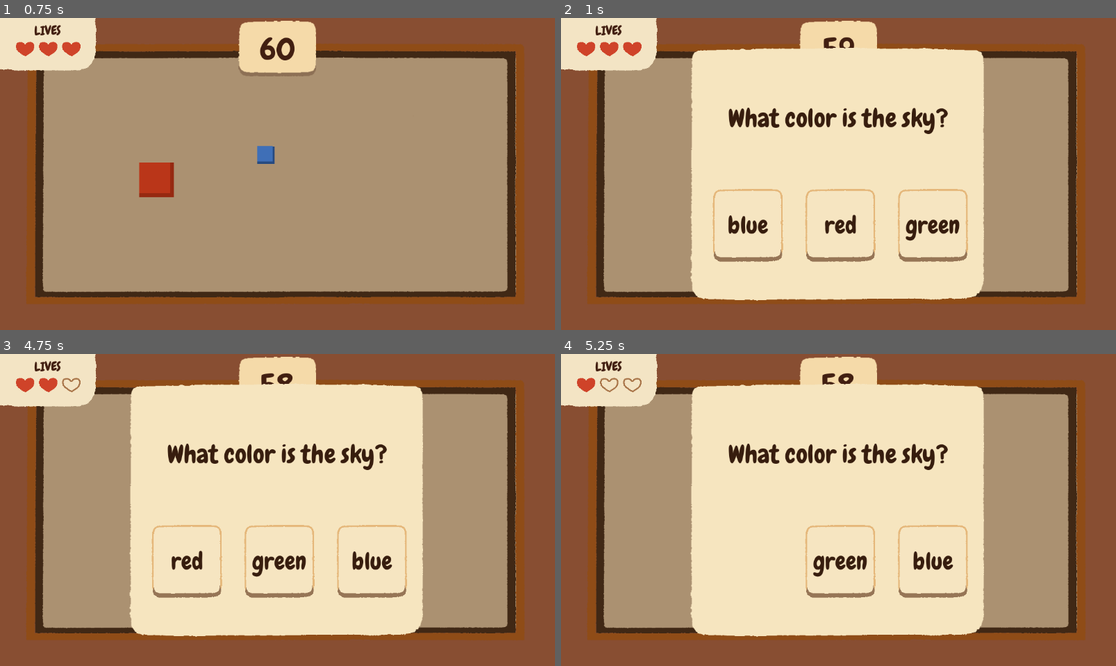
Above: before the commit, frames 1-4 (two rows, left to right).
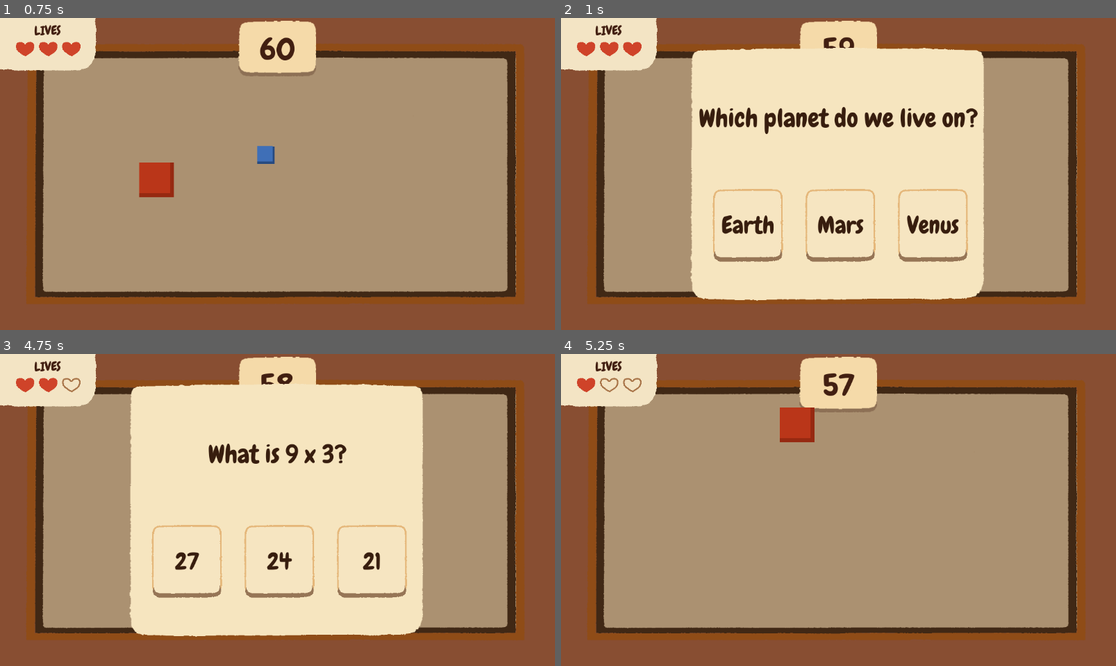
Above: after the commit, the same moments.

Repository: etper/question-mark-game
Game: Godot game, scene res://main.tscn
Two runs of this game, one before a commit and one after it. Both use one fixed random seed, a clock stepped at 60 frames per second and the inputs below.
Inputs:
- Up to frame 1 (0.75 s): hold W (up) from 0.53 s (still down)
- Up to frame 2 (1 s): keep holding W (up)
- Up to frame 3 (4.75 s): release W (up) at 1.25 s; click "blue" (after the commit: "Earth") at 1.25 s; hold W (up) 2.03-2.75 s; click "3" at 2.75 s; click "4" at 3.5 s; hold A (left) from 4.28 s (still down)
- Up to frame 4 (5.25 s): release A (left) at 5 s; click "red" (after the commit: "27") at 5 s

Frame 1 is identical in both runs. In frame 2, 2.6% of the frame differs, in the area x 24-76%, y 28-72%; in frame 3, 2.3%; in frame 4, 41%, in the area x 23-77%, y 6-91%.

Commit message:
enemy collision

Diff:
--- a/Monster.tscn
+++ b/Monster.tscn
@@ -1,6 +1,9 @@
 [gd_scene format=3 uid="uid://d0y8wdg5w15tf"]
 
 [ext_resource type="Script" uid="uid://cv0dxwb1rfxt3" path="res://monster.gd" id="1_vb3nq"]
+
+[sub_resource type="RectangleShape2D" id="RectangleShape2D_vb3nq"]
+size = Vector2(64, 64)
 
 [node name="Monster" type="CharacterBody2D" unique_id=1716974880]
 script = ExtResource("1_vb3nq")
@@ -18,3 +21,10 @@
 offset_right = 32.0
 offset_bottom = 32.0
 color = Color(0.7294118, 0.21176471, 0.09803922, 1)
+
+[node name="Area2D" type="Area2D" parent="." unique_id=1908041806]
+
+[node name="CollisionShape2D" type="CollisionShape2D" parent="Area2D" unique_id=2085779188]
+shape = SubResource("RectangleShape2D_vb3nq")
+
+[connection signal="body_entered" from="Area2D" to="." method="_on_area_2d_body_entered"]
--- a/Player.tscn
+++ b/Player.tscn
@@ -1,6 +1,9 @@
 [gd_scene format=3 uid="uid://gu3x7n4qrtf3"]
 
 [ext_resource type="Script" uid="uid://ddxc3p3hjirp3" path="res://player.gd" id="1_xhfnw"]
+
+[sub_resource type="RectangleShape2D" id="RectangleShape2D_xhfnw"]
+size = Vector2(32, 32)
 
 [node name="Player" type="CharacterBody2D" unique_id=330053697]
 script = ExtResource("1_xhfnw")
@@ -18,3 +21,8 @@
 offset_right = 16.0
 offset_bottom = 16.0
 color = Color(0.24705882, 0.43529412, 0.7176471, 1)
+
+[node name="Area2D" type="Area2D" parent="." unique_id=313333354]
+
+[node name="CollisionShape2D" type="CollisionShape2D" parent="Area2D" unique_id=1707523729]
+shape = SubResource("RectangleShape2D_xhfnw")
--- a/QuestionPanel.tscn
+++ b/QuestionPanel.tscn
@@ -29,6 +29,7 @@
 text = "What color is the sky?"
 horizontal_alignment = 1
 vertical_alignment = 1
+autowrap_mode = 2
 
 [node name="AnswerButton1" type="Button" parent="." unique_id=345151335]
 layout_mode = 0
--- a/main.gd
+++ b/main.gd
@@ -16,6 +16,56 @@
 		"question": "What color is the sky?",
 		"choices": ["red", "blue", "green"],
 		"correct": "blue"
+	},
+	{
+		"question": "What is 5 + 7?",
+		"choices": ["10", "12", "14"],
+		"correct": "12"
+	},
+	{
+		"question": "Which planet do we live on?",
+		"choices": ["Mars", "Earth", "Venus"],
+		"correct": "Earth"
+	},
+	{
+		"question": "How many days are in a week?",
+		"choices": ["5", "7", "10"],
+		"correct": "7"
+	},
+	{
+		"question": "What is the capital of France?",
+		"choices": ["Paris", "Rome", "Berlin"],
+		"correct": "Paris"
+	},
+	{
+		"question": "What animal says 'meow'?",
+		"choices": ["Dog", "Cat", "Cow"],
+		"correct": "Cat"
+	},
+	{
+		"question": "What is 9 x 3?",
+		"choices": ["27", "21", "24"],
+		"correct": "27"
+	},
+	{
+		"question": "Which season comes after spring?",
+		"choices": ["Winter", "Summer", "Autumn"],
+		"correct": "Summer"
+	},
+	{
+		"question": "How many sides does a triangle have?",
+		"choices": ["3", "4", "5"],
+		"correct": "3"
+	},
+	{
+		"question": "Which ocean is the largest?",
+		"choices": ["Atlantic", "Indian", "Pacific"],
+		"correct": "Pacific"
+	},
+	{
+		"question": "What is 15 - 6?",
+		"choices": ["8", "9", "10"],
+		"correct": "9"
 	}
 ]
 
--- a/monster.gd
+++ b/monster.gd
@@ -1,6 +1,7 @@
 extends CharacterBody2D
 
 const SPEED = 120.0
+var damage_cooldown = false
 
 @export var player: CharacterBody2D
 
@@ -12,3 +13,44 @@
 
 	velocity = direction * SPEED
 	move_and_slide()
+
+	if global_position.distance_to(player.global_position) < 40:
+		damage_player()
+
+func damage_player():
+	if damage_cooldown:
+		return
+
+	damage_cooldown = true
+
+	var main = get_tree().current_scene
+	main.lives -= 1
+	main.update_hearts()
+
+	if main.lives <= 0:
+		get_tree().change_scene_to_file("res://GameOver.tscn")
+
+	await get_tree().create_timer(1.0).timeout
+	damage_cooldown = false
+
+var can_damage = true
+
+func _on_area_2d_body_entered(body):
+	if body.name != "Player":
+		return
+
+	if !can_damage:
+		return
+
+	can_damage = false
+
+	var main = get_tree().current_scene
+
+	main.lives -= 1
+	main.update_hearts()
+
+	if main.lives <= 0:
+		get_tree().change_scene_to_file("res://GameOver.tscn")
+
+	await get_tree().create_timer(1.0).timeout
+	can_damage = true
